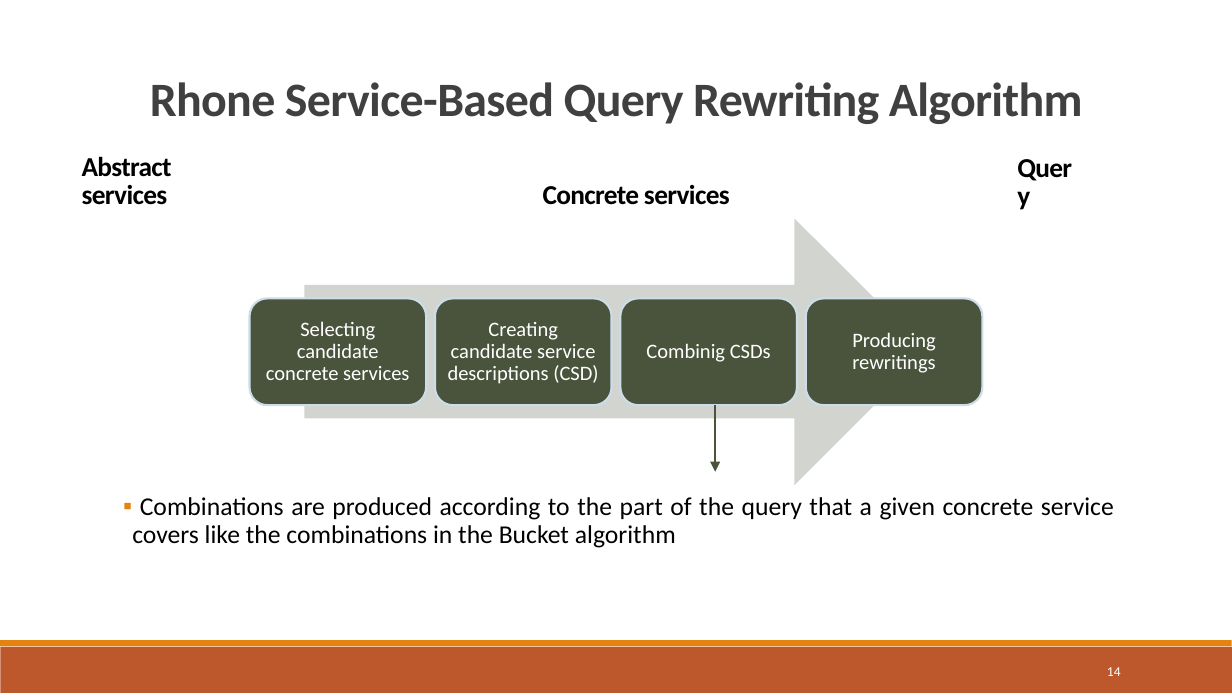
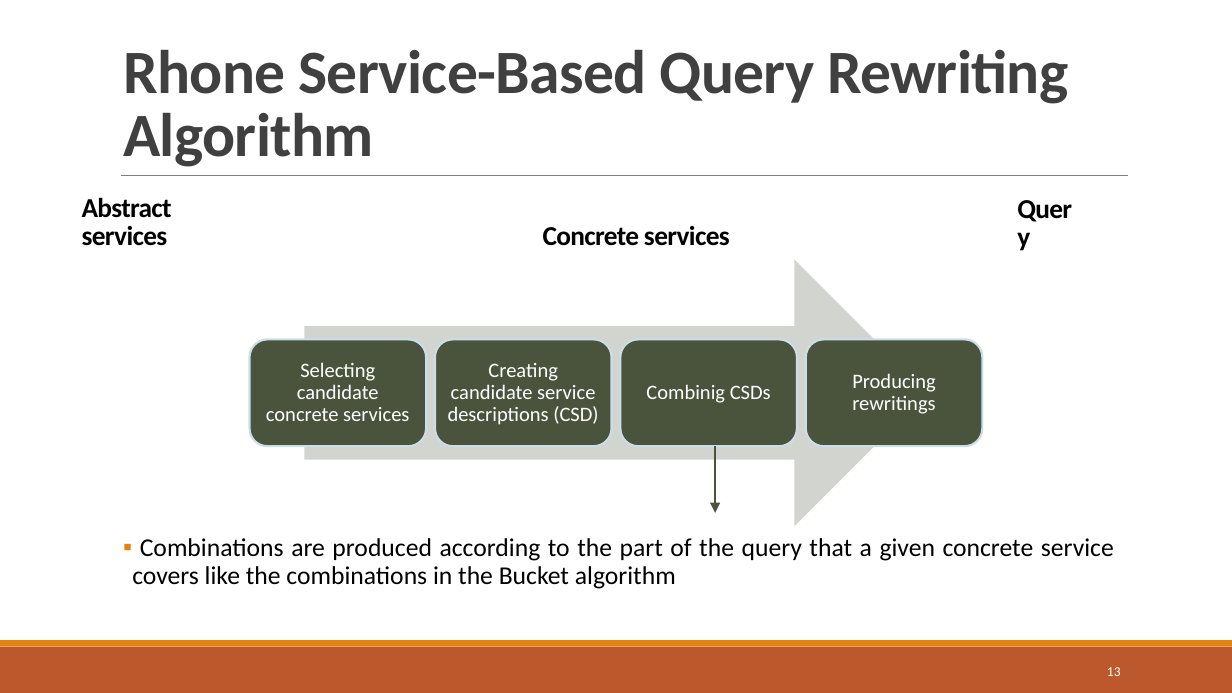
Before and after one commit to danielboni/DanielCarvalho-PhD, a slide deck: slide 13 of Presentations/ADBIS 2016/ADBIS-2016-Presentation.pptx (slide 14 before the commit). Drawn at 1232x693 pixels with LibreOffice and Linux fonts; fonts in the diff are those of the drawing. Boxes give left, top, right and bottom in pixels: in the first picture for what was removed or moved away, otherwise in the second. Text is boxed around its words. In the diff, an @@ line names an element or a change of style, - is before the commit and + after.

Commit message:
Modifications de Geno sur l'objectif, vision et principe de l'algorithme

```diff
--- a/Presentations/ADBIS 2016/ADBIS-2016-Presentation.pptx
+++ b/Presentations/ADBIS 2016/ADBIS-2016-Presentation.pptx
@@ title "Rhone Service-Based Query Rewriting Algorithm" at <box>123,49,1068,167</box>: size 28 to 36 pt; alignment centre to left; vertical alignment middle to bottom @@
@@ line added from (121, 176) to (1127, 176), #808080 0.5 pt @@
@@ 4 texts, 4 freeform shapes, 1 arrow, 1 right arrow: place and size @@
-4 texts, 4 freeform shapes, 1 arrow, 1 right arrow at <box>82,156,1114,548</box>
+4 texts, 4 freeform shapes, 1 arrow, 1 right arrow at <box>82,197,1114,589</box>
@@ page number at <box>1107,667,1121,676</box>: text changed @@
-14
+13
```
Also in this commit, not shown: 6 other slides changed, 3 slides added, 1 slide removed.
